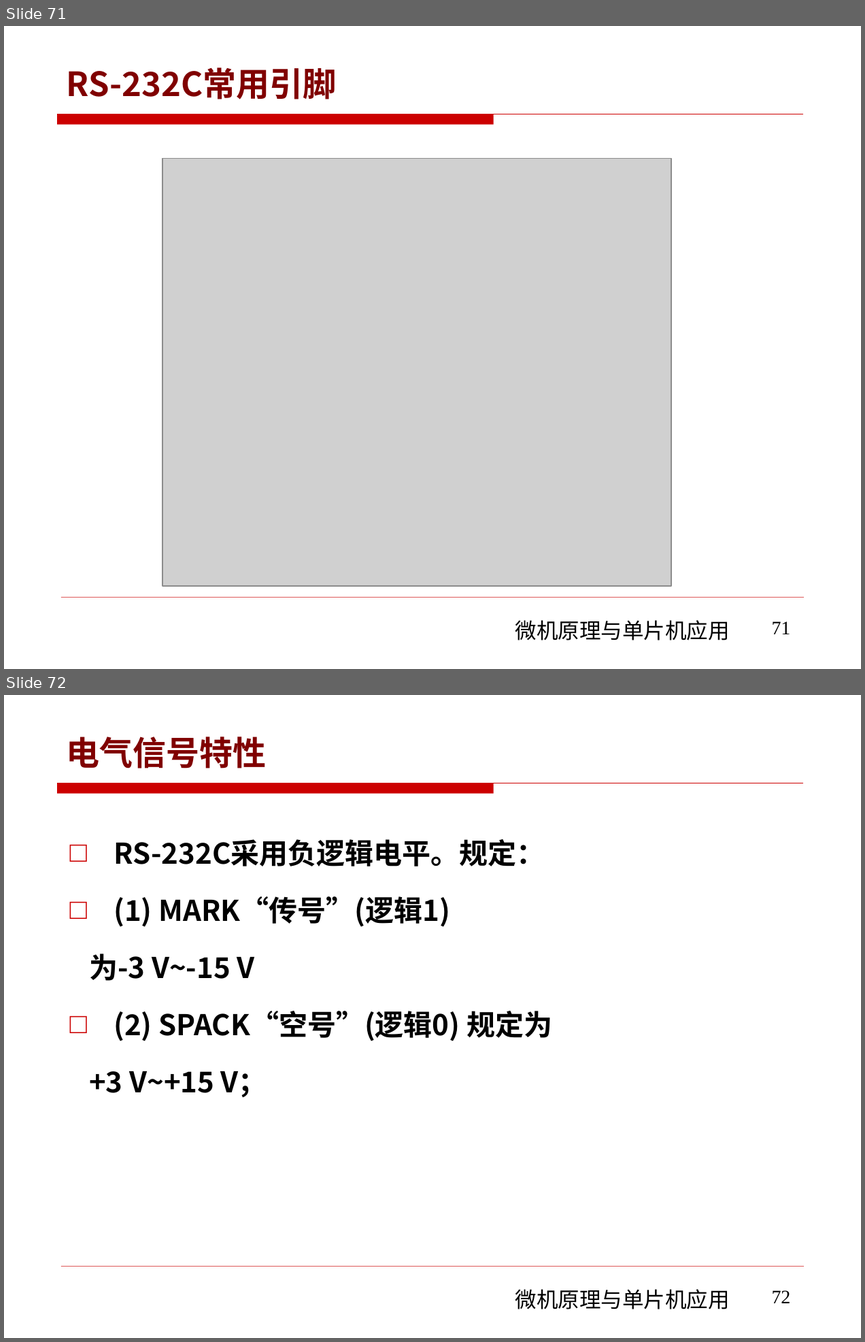
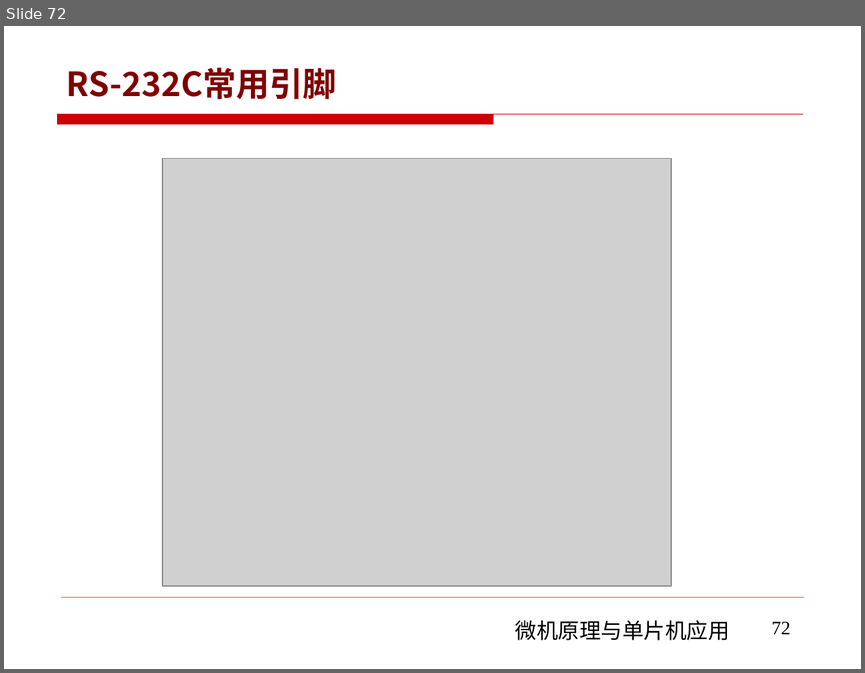
Before and after one commit to rshouc/Microcomputer, a slide deck: PPT/The Principle of Microcomputer/第六章 微机原理（串并行通信和接口技术) .pptx. Shown one above the other, each under a label of ours: slides 71 and 72 before the commit, slide 72 after it. The pictures are 865x1342 and 865x673 pixels, drawn with LibreOffice and Linux fonts; fonts in the diff are those of the drawing; grey boxes stand for pictures; background and template pictures are left out. Boxes give left, top, right and bottom in pixels: in the first picture for what was removed or moved away, otherwise in the second. Text is boxed around its words. In the diff, an @@ line names an element or a change of style, - is before the commit and + after.

```diff
--- a/PPT/The Principle of Microcomputer/第六章 微机原理（串并行通信和接口技术) .pptx
+++ b/PPT/The Principle of Microcomputer/第六章 微机原理（串并行通信和接口技术) .pptx
@@ slide 72 removed at (x1=4, y1=695, x2=861, y2=1338), background #FFFFFF; not listed: 3 template elements that a slide beside it also shows @@
@@ title removed at (x1=67, y1=736, x2=266, y2=768) @@
-电气信号特性
@@ text removed at (x1=89, y1=839, x2=552, y2=1097) @@
-□ RS-232C采用负逻辑电平。规定：
-□ (1) MARK“传号”(逻辑1)
-为-3 V~-15 V
-□ (2) SPACK“空号”(逻辑0) 规定为
-+3 V~+15 V；
@@ page number removed at (x1=772, y1=1290, x2=791, y2=1303) @@
-72
@@ what was slide 71 is now slide 72 @@
@@ page number at (x1=772, y1=621, x2=791, y2=634): text changed @@
-71
+72
```
Also in this commit, not shown: 2 slides changed, 73 slides added.
